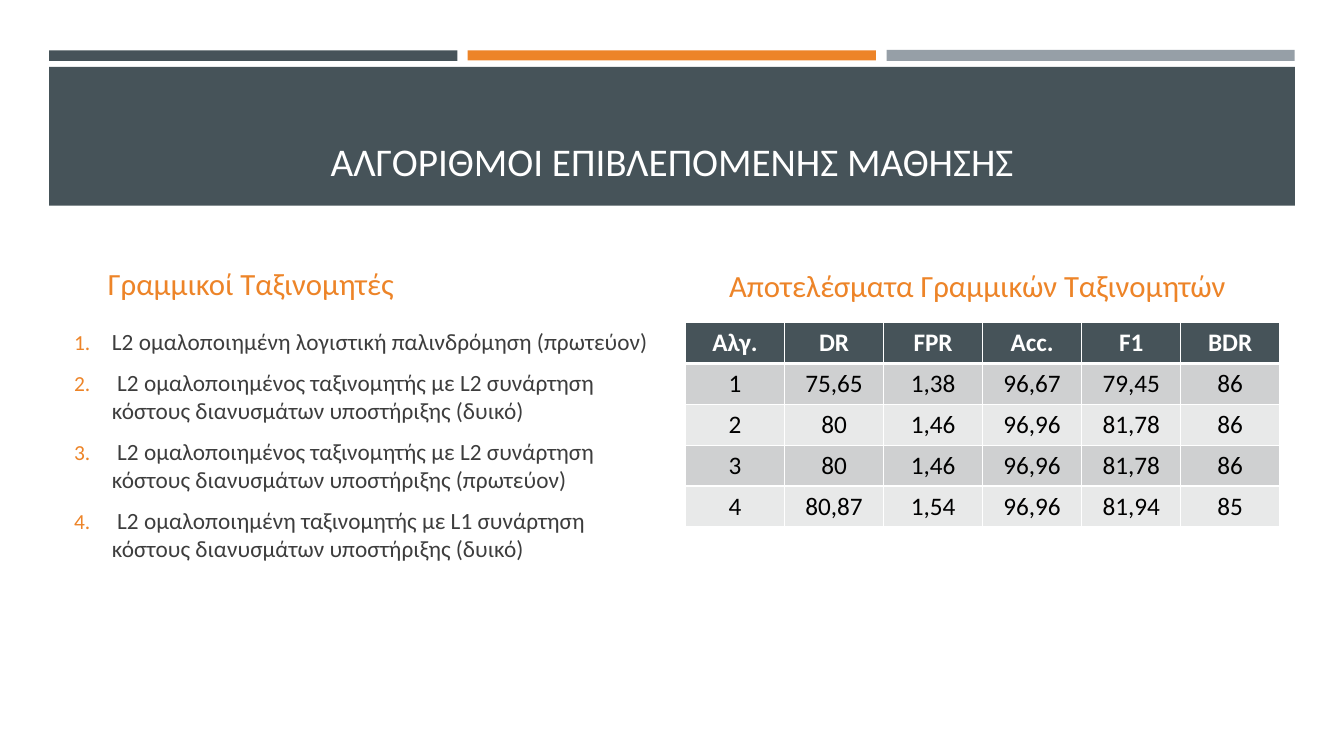
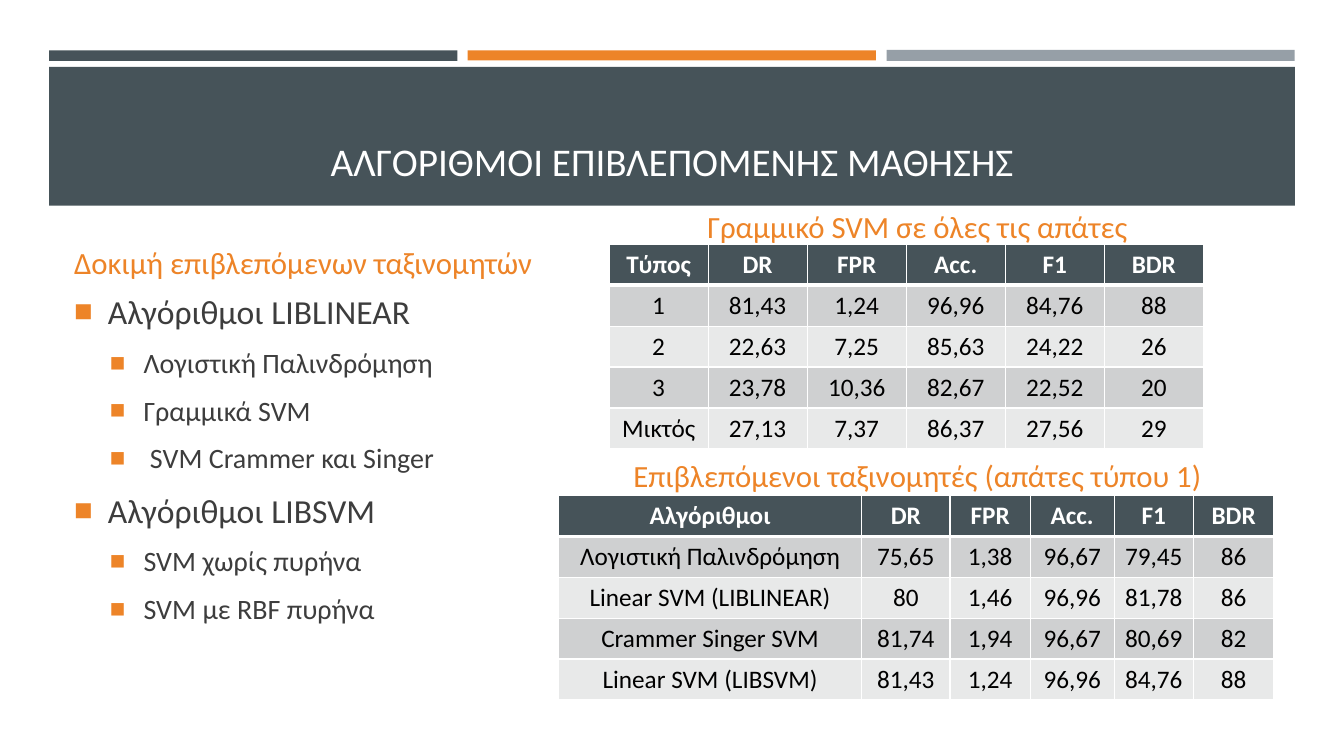
Before and after one commit to thanmitsel/Theft-detection, a slide deck: slide 8 of LateX/Presentation/Ανιχνευση μη τεχνικων απωλειων με συστηματα μηχανικης μαθησης.pptx (slide 7 before the commit). Drawn at 1344x756 pixels with LibreOffice and Linux fonts; fonts in the diff are those of the drawing. Boxes give left, top, right and bottom in pixels: in the first picture for what was removed or moved away, otherwise in the second. Text is boxed around its words. In the diff, an @@ line names an element or a change of style, - is before the commit and + after.

Commit message:
presentation fixed

```diff
--- a/LateX/Presentation/Ανιχνευση μη τεχνικων απωλειων με συστηματα μηχανικης μαθησης.pptx
+++ b/LateX/Presentation/Ανιχνευση μη τεχνικων απωλειων με συστηματα μηχανικης μαθησης.pptx
@@ text at <box>707,216,1127,246</box>: text changed @@
-Αποτελέσματα Γραμμικών Ταξινομητών
+Γραμμικό SVM σε όλες τις απάτες
@@ text at <box>74,252,532,280</box>: text changed @@
-Γραμμικοί Ταξινομητές
+Δοκιμή επιβλεπόμενων ταξινομητών
@@ table at <box>609,245,1202,450</box> @@
-row 1, column 1: Αλγ.
+row 1, column 1: Τύπος
-row 2: 1 | 75,65 | 1,38 | 96,67 | 79,45 | 86
+row 2: 1 | 81,43 | 1,24 | 96,96 | 84,76 | 88
-row 3: 2 | 80 | 1,46 | 96,96 | 81,78 | 86
+row 3: 2 | 22,63 | 7,25 | 85,63 | 24,22 | 26
-row 4: 3 | 80 | 1,46 | 96,96 | 81,78 | 86
+row 4: 3 | 23,78 | 10,36 | 82,67 | 22,52 | 20
-row 5: 4 | 80,87 | 1,54 | 96,96 | 81,94 | 85
+row 5: Μικτός | 27,13 | 7,37 | 86,37 | 27,56 | 29
@@ table: place and size @@
-table at <box>686,323,1278,527</box>
+table at <box>609,245,1202,450</box>
@@ text at <box>108,300,434,624</box>: text changed; size 16.6 to 20 pt @@
-1. L2 ομαλοποιημένη λογιστική παλινδρόμηση (πρωτεύον)
-2. L2 ομαλοποιημένος ταξινομητής με L2 συνάρτηση κόστους διανυσμάτων υποστήριξης (δυικό)
-3. L2 ομαλοποιημένος ταξινομητής με L2 συνάρτηση κόστους διανυσμάτων υποστήριξης (πρωτεύον)
-4. L2 ομαλοποιημένη ταξινομητής με L1 συνάρτηση κόστους διανυσμάτων υποστήριξης (δυικό)
+■ Αλγόριθμοι LIBLINEAR
+  ■ Λογιστική Παλινδρόμηση
+  ■ Γραμμικά SVM
+  ■ SVM Crammer και Singer
+■ Αλγόριθμοι LIBSVM
+  ■ SVM χωρίς πυρήνα
+  ■ SVM με RBF πυρήνα
@@ text added at <box>633,464,1201,493</box>, 22 pt, text #ED8428 @@
+Επιβλεπόμενοι ταξινομητές (απάτες τύπου 1)
@@ table added at <box>559,496,1275,701</box>, 5 rows, 6 columns @@
+Αλγόριθμοι | DR | FPR | Acc. | F1 | BDR
+Λογιστική Παλινδρόμηση | 75,65 | 1,38 | 96,67 | 79,45 | 86
+Linear SVM (LIBLINEAR) | 80 | 1,46 | 96,96 | 81,78 | 86
+Crammer Singer SVM | 81,74 | 1,94 | 96,67 | 80,69 | 82
+Linear SVM (LIBSVM) | 81,43 | 1,24 | 96,96 | 84,76 | 88
```
Also in this commit, not shown: 10 other slides changed, 4 slides added, 21 other files.
